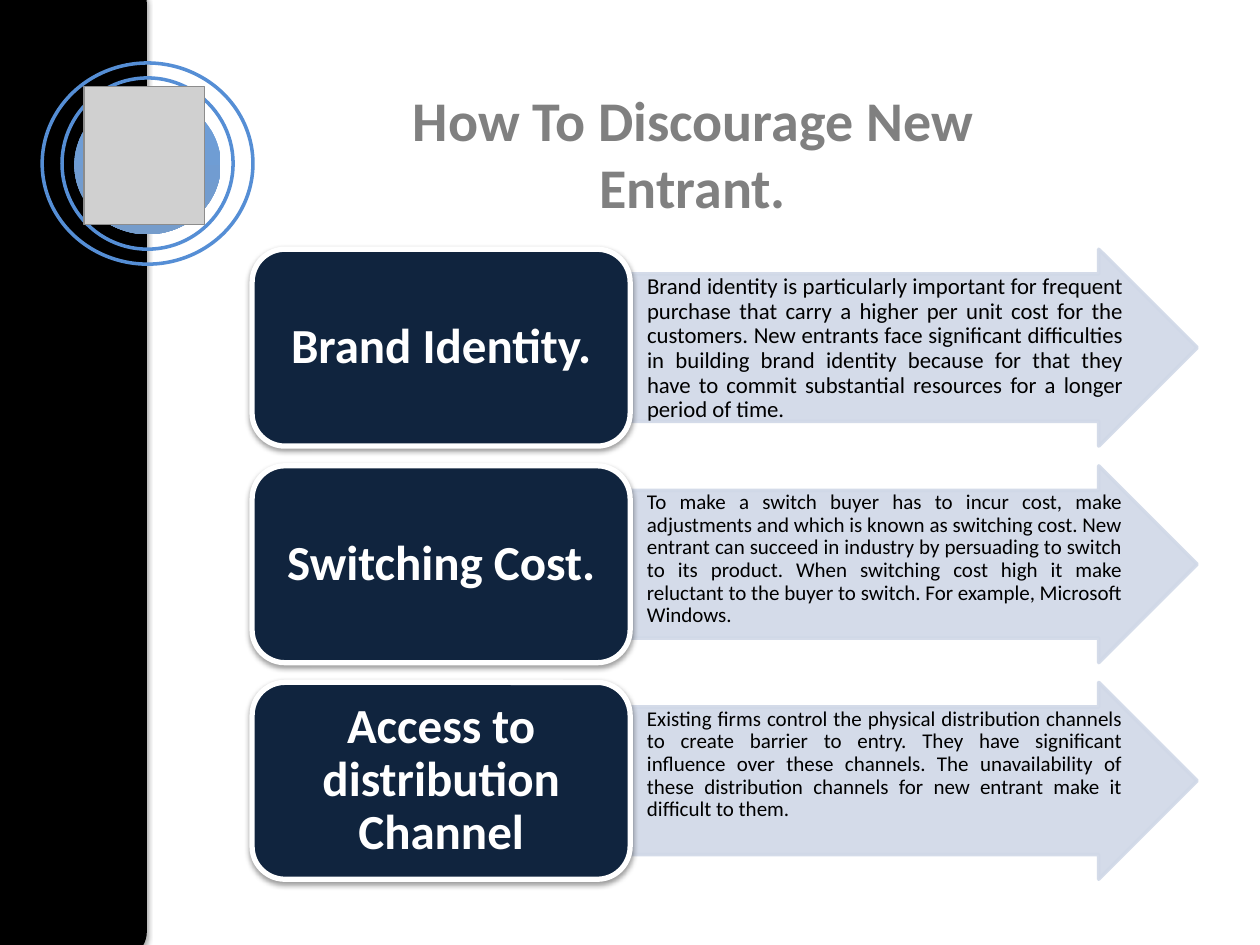
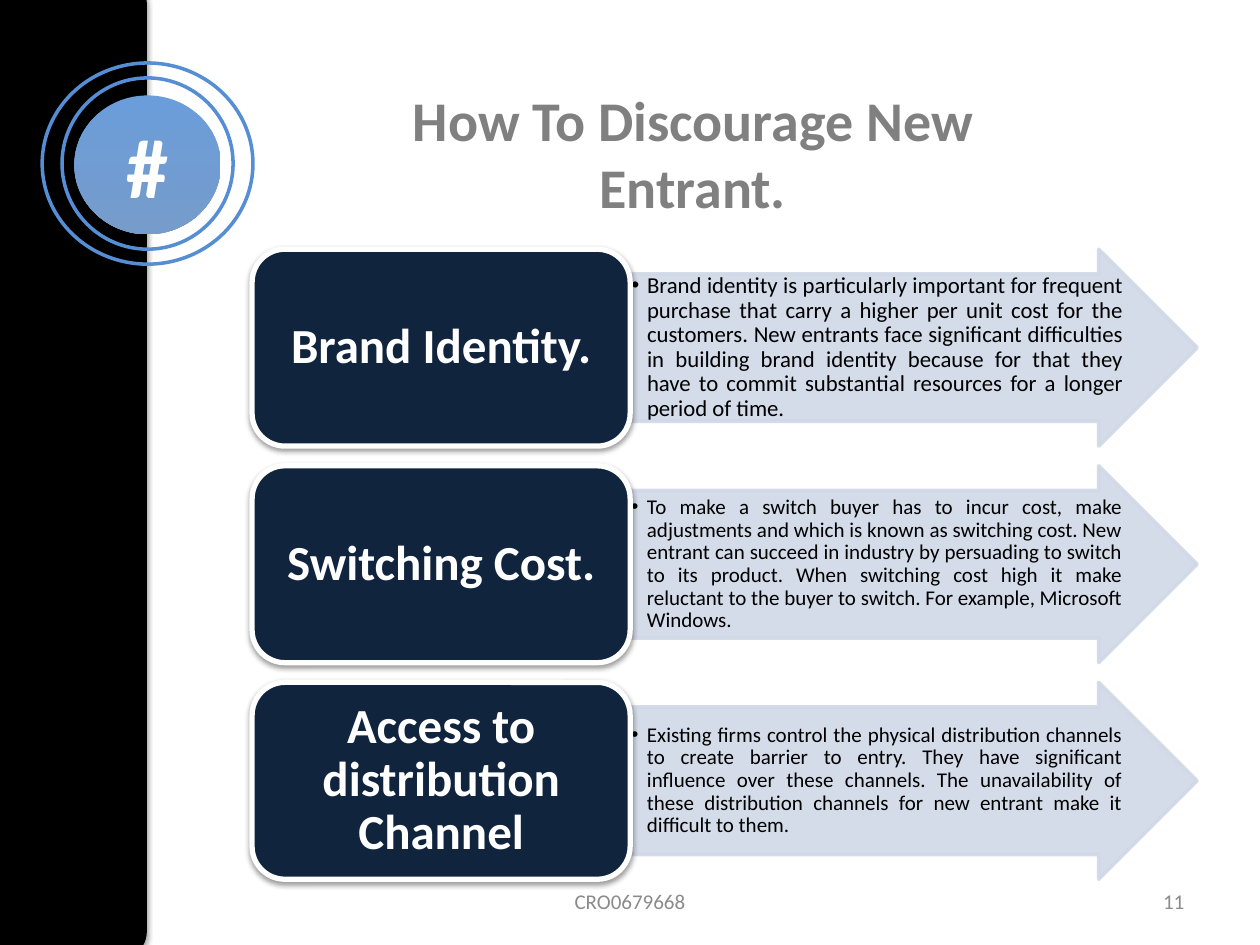
Before and after one commit to Akshaywebdev888/presentation, a slide deck: slide 11 of Five Forces of Competitive Ananlysis.pptx (slide 9 before the commit). Drawn at 1260x945 pixels with LibreOffice and Linux fonts; fonts in the diff are those of the drawing; grey boxes stand for pictures. Boxes give left, top, right and bottom in pixels: in the first picture for what was removed or moved away, otherwise in the second. Text is boxed around its words. In the diff, an @@ line names an element or a change of style, - is before the commit and + after.

```diff
--- a/Five Forces of Competitive Ananlysis.pptx
+++ b/Five Forces of Competitive Ananlysis.pptx
@@ picture removed at box(84, 87, 205, 226) @@
@@ text in ellipse at box(74, 96, 220, 234): text added @@
+#
@@ bullet none to ••; vertical alignment top to middle in 3 elements at box(647, 277, 1123, 420), box(647, 499, 1122, 627), box(647, 727, 1122, 832) @@
@@ text added at box(575, 895, 686, 909), 12 pt, text #8C8C8C @@
+CRO0679668
@@ page number added at box(1163, 895, 1184, 909), 12 pt, text #8C8C8C @@
+11
```
Also in this commit, not shown: 9 other slides changed, 9 slides added, 13 other files.
